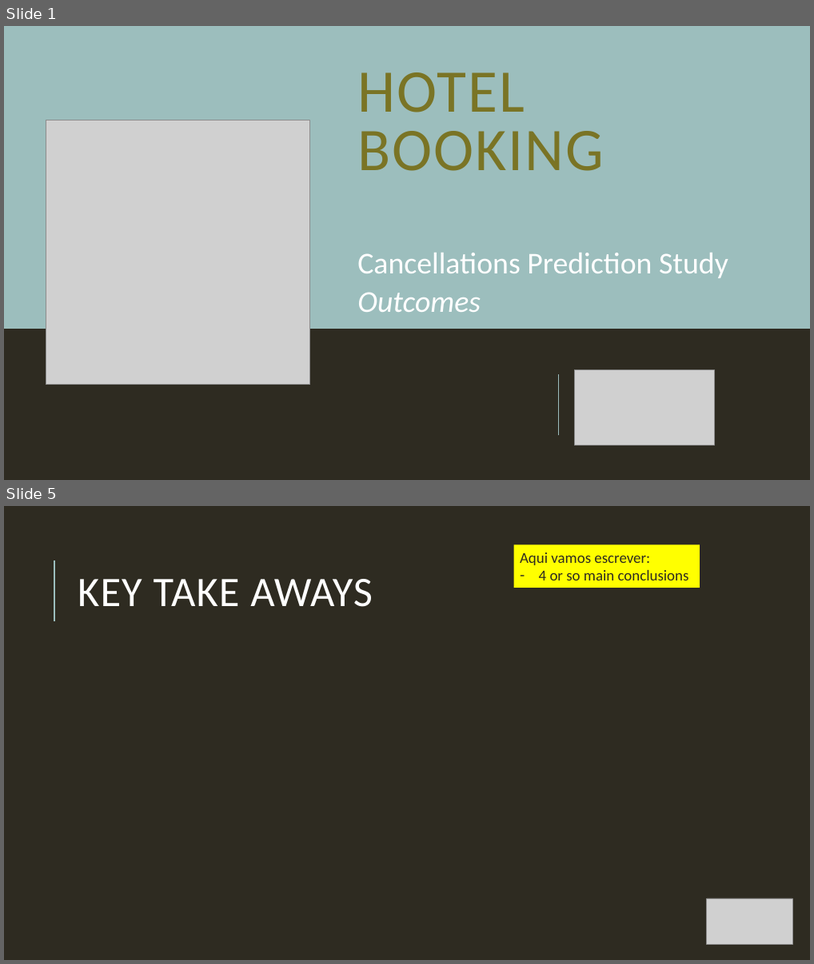
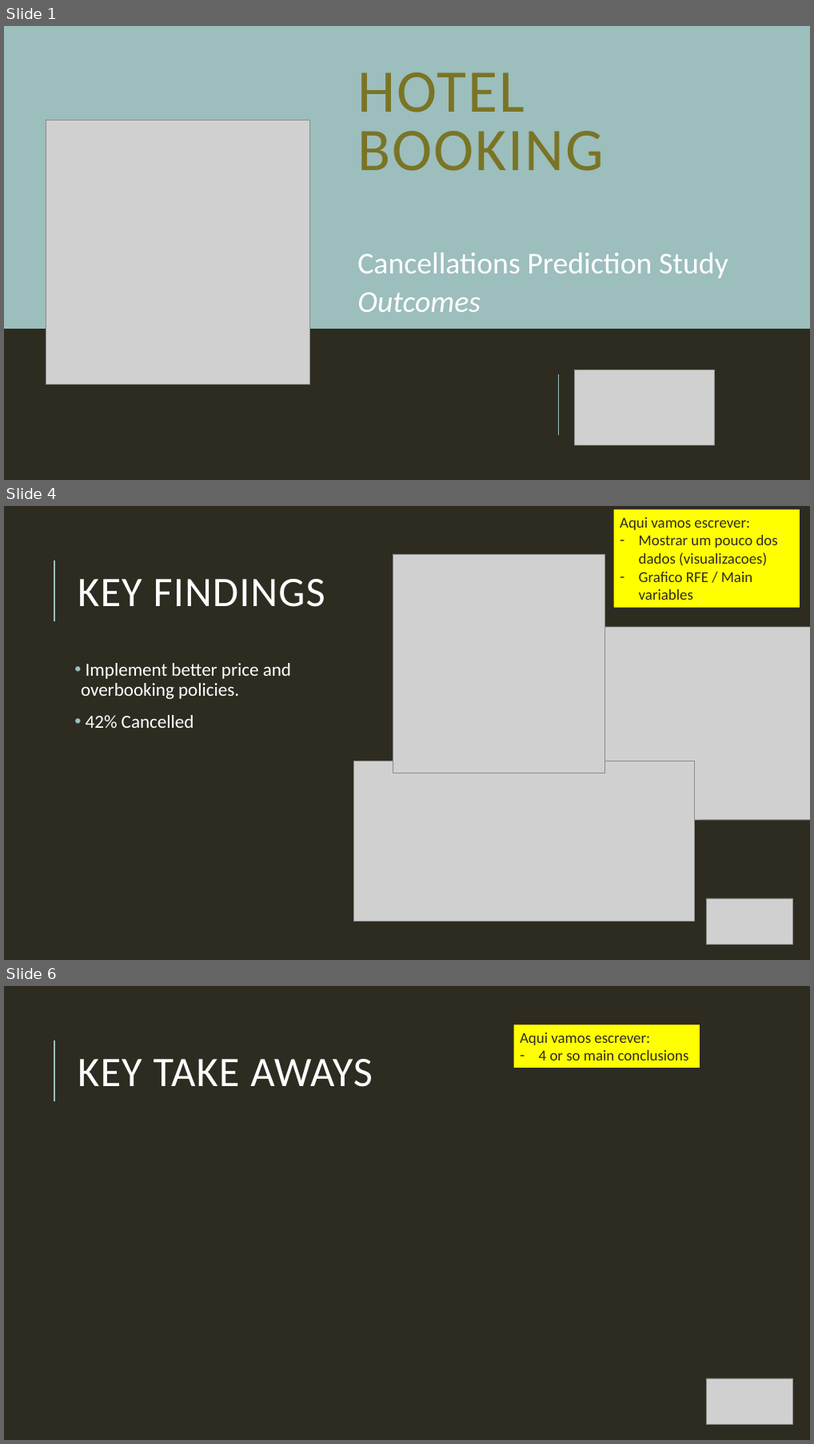
Before and after one commit to Debs86/Business_Cases_Projects, a slide deck: BC2/GroupD_BC2_Presentation.pptx. Shown one above the other, each under a label of ours: slides 1 and 5 before the commit, slides 1, 4 and 6 after it; the slides between them are not shown. The pictures are 814x964 and 814x1444 pixels, drawn with LibreOffice and Linux fonts; fonts in the diff are those of the drawing; grey boxes stand for pictures. Boxes give left, top, right and bottom in pixels: in the first picture for what was removed or moved away, otherwise in the second. Text is boxed around its words. In the diff, an @@ line names an element or a change of style, - is before the commit and + after.

```diff
--- a/BC2/GroupD_BC2_Presentation.pptx
+++ b/BC2/GroupD_BC2_Presentation.pptx
@@ slide 4 added at bbox=[4, 506, 810, 960], background #2E2B21; not listed: 1 template element that a slide beside it also shows @@
@@ rectangle added at bbox=[614, 510, 800, 608], fill #FFFF00, 18 pt, text #2E2B21 @@
+Aqui vamos escrever:
+– Mostrar um pouco dos dados (visualizacoes)
+– Grafico RFE / Main variables
@@ picture added at bbox=[393, 554, 605, 772] @@
@@ title added at bbox=[78, 579, 326, 607], 50 pt, text #FFFFFF @@
+KEY FINDINGS
@@ picture added at bbox=[573, 627, 810, 820] @@
@@ text added at bbox=[81, 663, 291, 728], 22 pt, text #FFFFFF @@
+• Implement better price and overbooking policies.
+• 42% Cancelled
@@ picture added at bbox=[354, 760, 695, 921] @@
@@ picture added at bbox=[707, 898, 794, 944] @@
@@ what was slide 5 is now slide 6 @@
```
Also in this commit, not shown: 4 slides changed, 1 other file.
